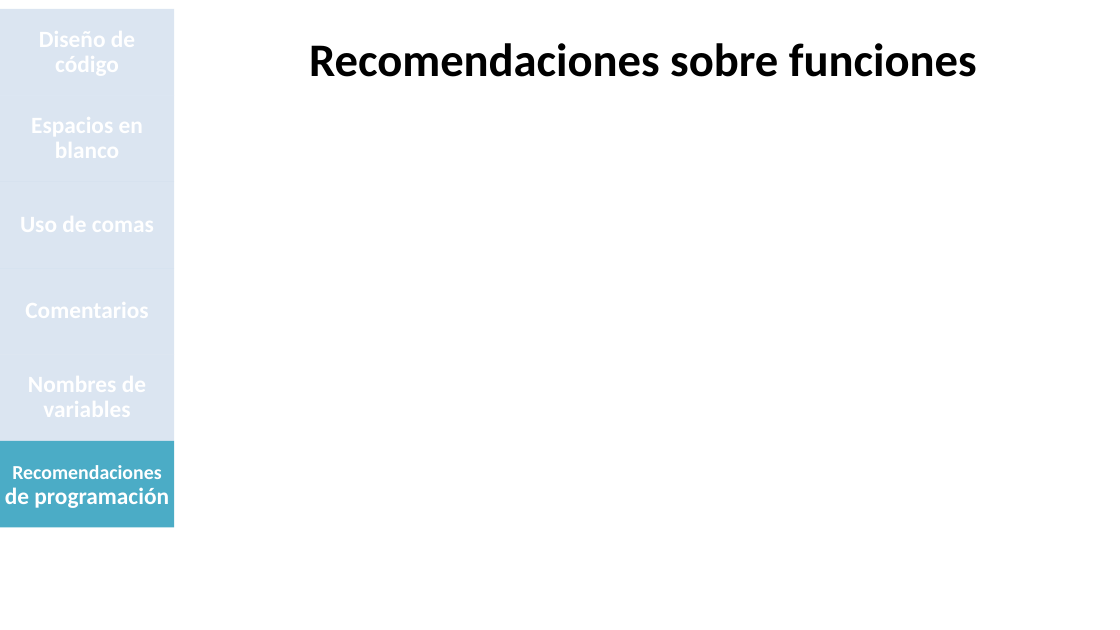
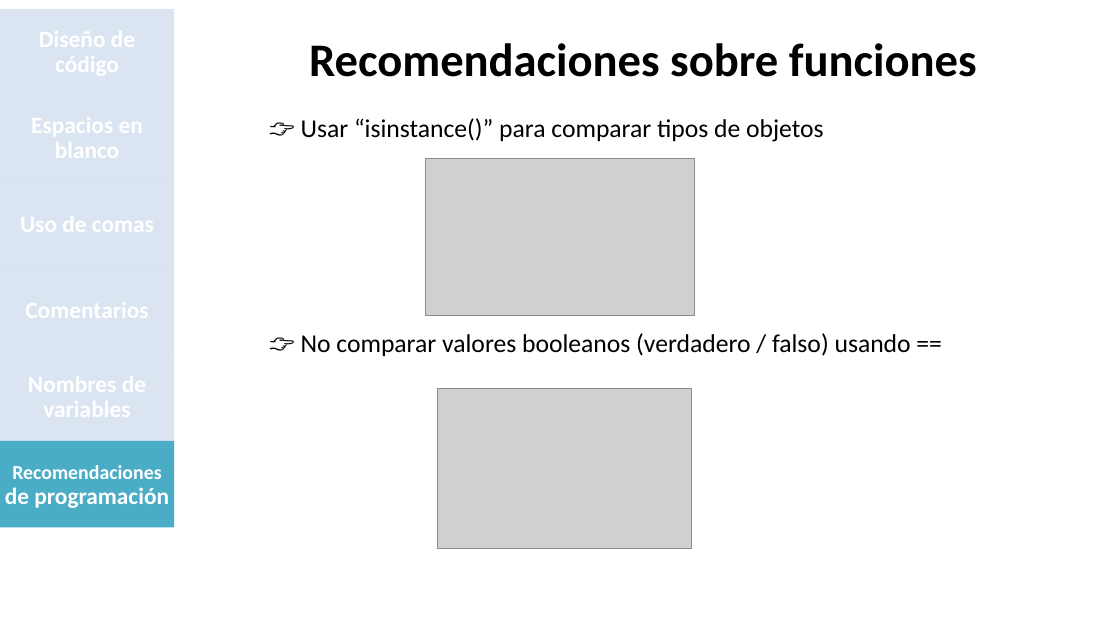
Before and after one commit to karencastrog/ProgAvanzada, a slide deck: slide 18 of Guia de estilo PEP8.pptx (slide 20 before the commit). Drawn at 1120x630 pixels with LibreOffice and Linux fonts; fonts in the diff are those of the drawing; grey boxes stand for pictures; background and template pictures are left out. Boxes give left, top, right and bottom in pixels: in the first picture for what was removed or moved away, otherwise in the second. Text is boxed around its words. In the diff, an @@ line names an element or a change of style, - is before the commit and + after.

```diff
--- a/Guia de estilo PEP8.pptx
+++ b/Guia de estilo PEP8.pptx
@@ text added at bbox=[301, 118, 911, 356], 22 pt, text #000000 @@
+👉 Usar “isinstance()” para comparar tipos de objetos
+👉 No comparar valores booleanos (verdadero / falso) usando ==
@@ picture added at bbox=[426, 159, 695, 315] @@
@@ picture added at bbox=[438, 388, 692, 549] @@
```
Also in this commit, not shown: 4 other slides changed, 4 slides removed.
